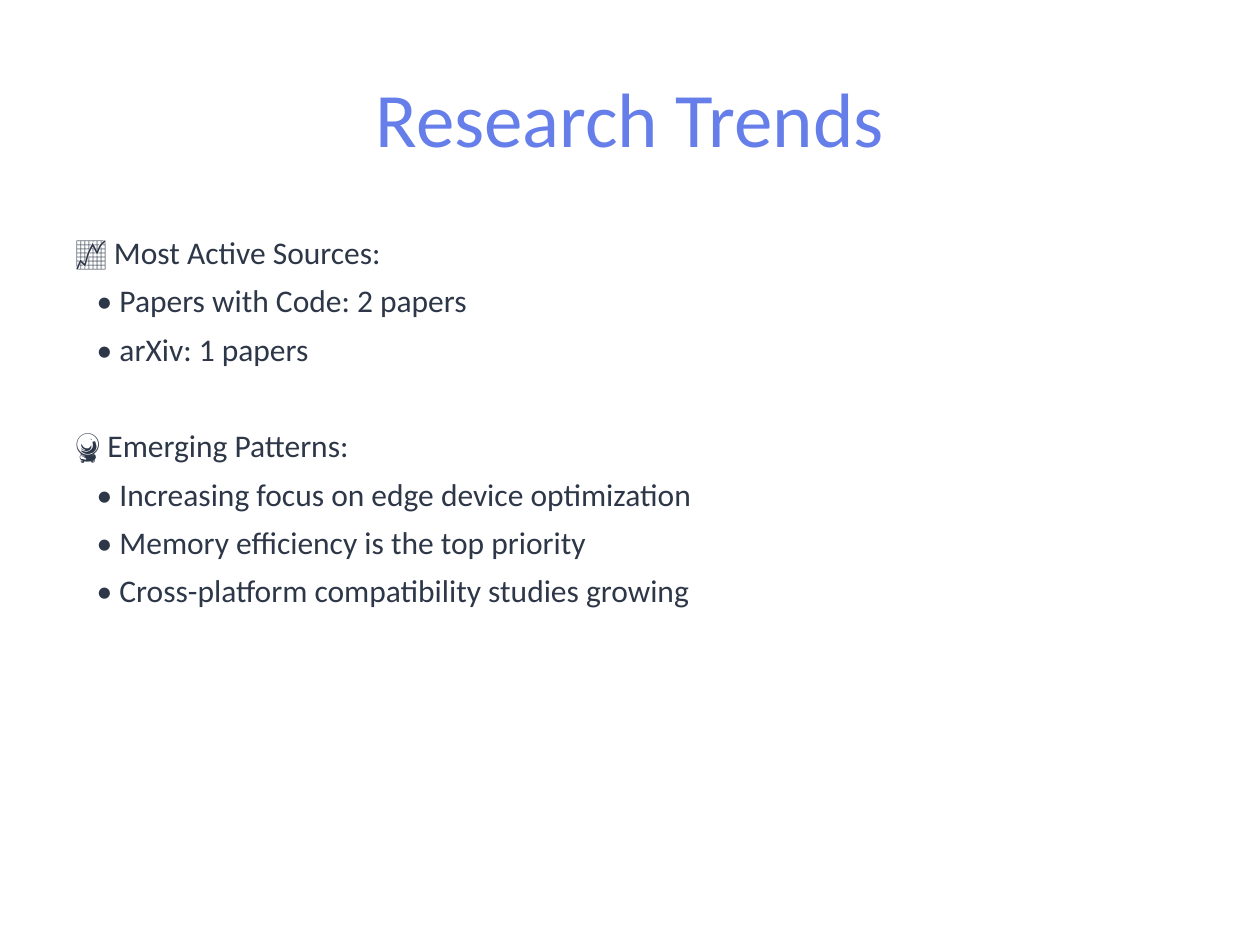
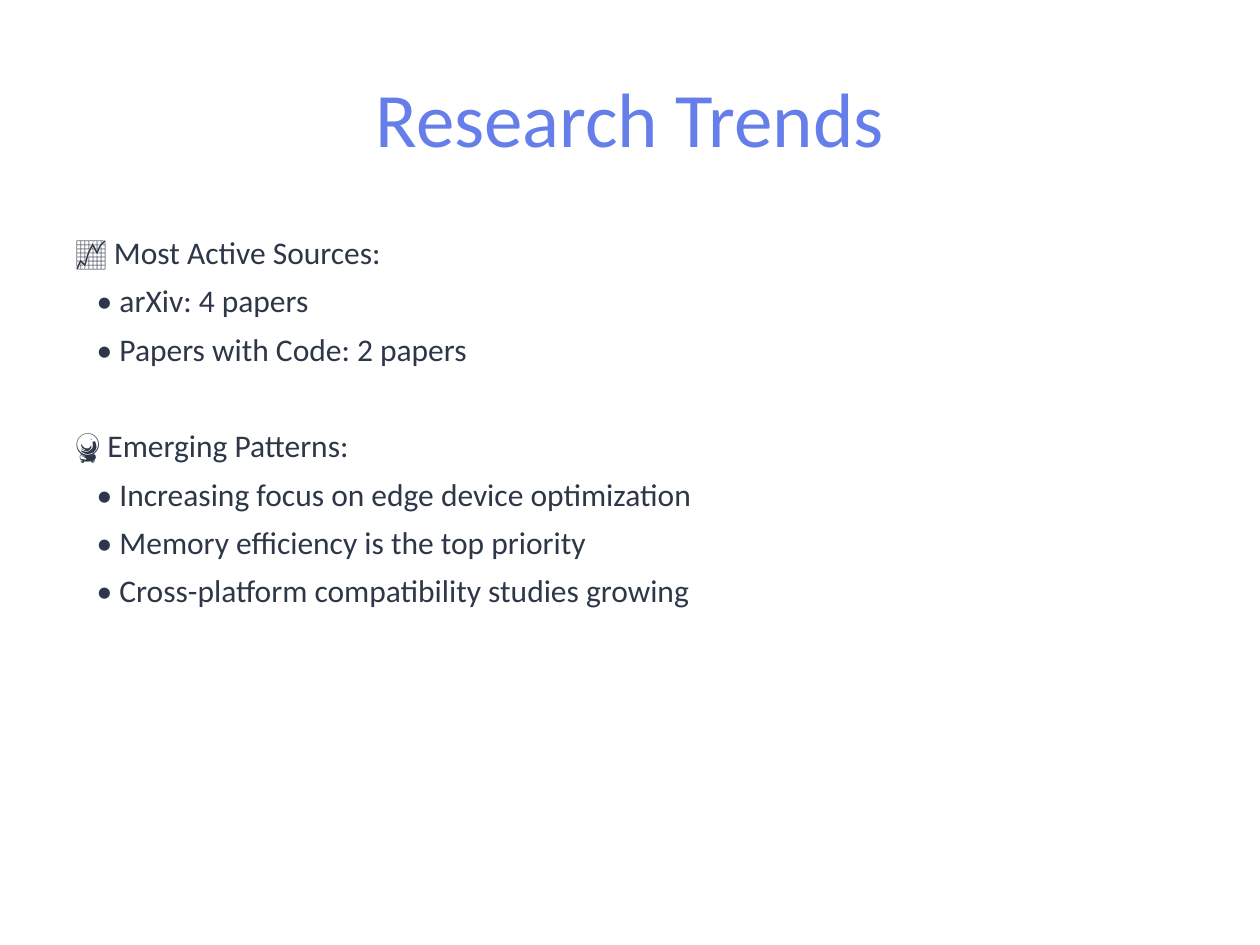
Before and after one commit to pbtsvinaysukhesh/dea-genai-agent, a slide deck: slide 10 of results/reports/report.pptx (slide 7 before the commit). Drawn at 1260x945 pixels with LibreOffice and Linux fonts; fonts in the diff are those of the drawing. Boxes give left, top, right and bottom in pixels: in the first picture for what was removed or moved away, otherwise in the second. Text is boxed around its words. In the diff, an @@ line names an element or a change of style, - is before the commit and + after.

```diff
--- a/results/reports/report.pptx
+++ b/results/reports/report.pptx
@@ text at [119,290,309,317]: paragraph added @@
+• arXiv: 4 papers
@@ text at [119,339,309,366]: paragraph removed @@
-• arXiv: 1 papers
```
Also in this commit, not shown: 7 other slides changed, 3 slides added, 23 other files.
